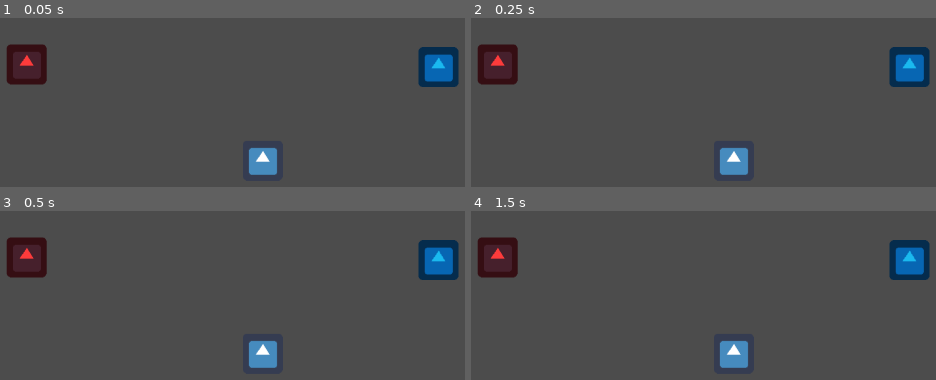
Above: before the commit, frames 1-4 (two rows, left to right).
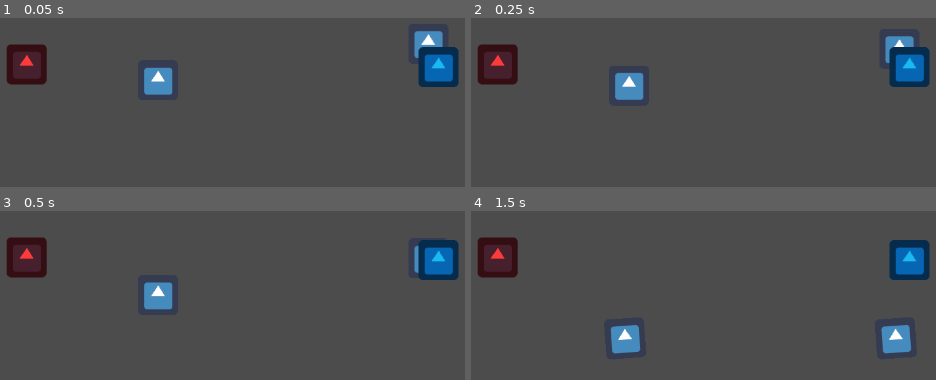
Above: after the commit, the same moments.

Repository: williamd1k0/untitled-glue-game
Game: Godot game, scene res://devel/TestGrab.tscn
Same seed, same stepped clock (60 frames per second), same inputs: the game is played once before the commit and once after it. The project has no main scene, so this scene is started directly. The engine's default icon, where the game draws it, is replaced by a stand-in: a white triangle on a blue panel in a dark square.
Inputs:
- Up to frame 1 (0.05 s): no input
- Up to frame 2 (0.25 s): no input
- Up to frame 3 (0.5 s): no input
- Up to frame 4 (1.5 s): no input

The runs differ from the first frame. In frame 1, 2.6% of the frame differs, in the area x 30-96%, y 7-93%; in frame 2, 2.4%; in frame 3, 2.1%; in frame 4, 2.9%, in the area x 29-95%, y 67-93%.

Commit message:
Add physics test

Diff:
--- a/devel/TestGrab.tscn
+++ b/devel/TestGrab.tscn
@@ -1,11 +1,26 @@
-[gd_scene load_steps=3 format=2]
+[gd_scene load_steps=4 format=2]
 
 [ext_resource path="res://game/gameplay/Hands.tscn" type="PackedScene" id=1]
 [ext_resource path="res://game/gameplay/GrabItem.tscn" type="PackedScene" id=2]
 
+[sub_resource type="RectangleShape2D" id=1]
+extents = Vector2( 1037.45, 67.1138 )
+
 [node name="TestGrab" type="Node2D"]
 
 [node name="GrabItem" parent="." instance=ExtResource( 2 )]
-position = Vector2( 602.757, 485.6 )
+position = Vector2( 867.538, 298.478 )
+
+[node name="GrabItem2" parent="." instance=ExtResource( 2 )]
+position = Vector2( 435.164, 357.057 )
 
 [node name="Hands" parent="." instance=ExtResource( 1 )]
+
+[node name="StaticBody2D" type="StaticBody2D" parent="."]
+__meta__ = {
+"_edit_lock_": true
+}
+
+[node name="CollisionShape2D" type="CollisionShape2D" parent="StaticBody2D"]
+position = Vector2( 611.667, 617.257 )
+shape = SubResource( 1 )
--- a/game/gameplay/GrabItem.gd
+++ b/game/gameplay/GrabItem.gd
@@ -1,5 +1,5 @@
 class_name GrabItem
-extends Area2D
+extends RigidBody2D
 
 
 var grabbed
@@ -9,9 +9,27 @@
 func _ready():
 	pass # Replace with function body.
 
+func _physics_process(delta):
+	translate(Vector2(0, 0))
+	pass
+
+func _integrate_forces(state):
+	#print(grabbed)
+	if grabbed != null:
+		state.transform = grabbed.global_transform
+		print(grabbed.global_transform)
 
 func grab(hand):
+	collision_mask = 0
+	collision_layer = 0
 	grabbed = hand
+	apply_central_impulse(Vector2(1, 1))
+	rotation = 0
+	print('grabbed')
+	$Animator.play("grab")
 
 func release():
 	grabbed = null
+	collision_mask = 1
+	collision_layer = 1
+	$Animator.play("idle")
--- a/game/gameplay/GrabItem.tscn
+++ b/game/gameplay/GrabItem.tscn
@@ -1,16 +1,59 @@
-[gd_scene load_steps=4 format=2]
+[gd_scene load_steps=7 format=2]
 
 [ext_resource path="res://icon.png" type="Texture" id=1]
 [ext_resource path="res://game/gameplay/GrabItem.gd" type="Script" id=2]
 
-[sub_resource type="CircleShape2D" id=1]
-radius = 46.353
+[sub_resource type="PhysicsMaterial" id=4]
+bounce = 0.05
 
-[node name="GrabItem" type="Area2D"]
+[sub_resource type="CircleShape2D" id=5]
+radius = 43.6228
+
+[sub_resource type="Animation" id=2]
+resource_name = "grab"
+tracks/0/type = "value"
+tracks/0/path = NodePath("Sprite:scale")
+tracks/0/interp = 1
+tracks/0/loop_wrap = true
+tracks/0/imported = false
+tracks/0/enabled = true
+tracks/0/keys = {
+"times": PoolRealArray( 0.5 ),
+"transitions": PoolRealArray( 1 ),
+"update": 0,
+"values": [ Vector2( 1, 0.8 ) ]
+}
+
+[sub_resource type="Animation" id=3]
+resource_name = "idle"
+tracks/0/type = "value"
+tracks/0/path = NodePath("Sprite:scale")
+tracks/0/interp = 1
+tracks/0/loop_wrap = true
+tracks/0/imported = false
+tracks/0/enabled = true
+tracks/0/keys = {
+"times": PoolRealArray( 0.5 ),
+"transitions": PoolRealArray( 1 ),
+"update": 0,
+"values": [ Vector2( 1, 1 ) ]
+}
+
+[node name="GrabItem" type="RigidBody2D"]
+physics_material_override = SubResource( 4 )
 script = ExtResource( 2 )
 
+[node name="Sprite" type="Sprite" parent="."]
+scale = Vector2( 1, 0.8 )
+texture = ExtResource( 1 )
+
 [node name="CollisionShape2D" type="CollisionShape2D" parent="."]
-shape = SubResource( 1 )
+shape = SubResource( 5 )
 
-[node name="Sprite" type="Sprite" parent="."]
-texture = ExtResource( 1 )
+[node name="CollisionPolygon2D" type="CollisionPolygon2D" parent="."]
+polygon = PoolVector2Array( -57.1249, -112.113, 52.0189, 50.7883, 32.4708, 91.5137, 16.1807, 24.7241, -123.914, 80.1106, -114.955, -58.3555 )
+
+[node name="Animator" type="AnimationPlayer" parent="."]
+autoplay = "idle"
+anims/grab = SubResource( 2 )
+anims/idle = SubResource( 3 )
--- a/game/gameplay/Hand.gd
+++ b/game/gameplay/Hand.gd
@@ -40,11 +40,11 @@
 	var grab := Input.get_joy_axis(0, JOYMAP[hand][TRIGGER]) >= 0.9
 	if grabbing != grab:
 		grabbing = grab
-		$AnimationPlayer.play(ANIM_MAP[grabbing])
+		$Animator.play(ANIM_MAP[grabbing])
 		if grabbing:
 			grab()
 		else:
-			relase()
+			release()
 
 	var input_motion := Vector2(
 		Input.get_joy_axis(0, JOYMAP[hand][HORIZONTAL]),
@@ -56,17 +56,17 @@
 		input_motion.y = 0
 	#print(input_motion)
 	translate(input_motion*speed*delta)
-	if grabbed_item:
-		grabbed_item.global_position = $GrabPosition.global_position
+	#if grabbed_item:
+	#	grabbed_item.global_position = $GrabPosition.global_position
 
 func grab():
 	if item_to_grab and not item_to_grab.grabbed:
 		grabbed_item = item_to_grab
-		grabbed_item.grab(self)
+		grabbed_item.grab($GrabPosition)
 		print('grab item')
 		emit_signal("grab")
 
-func relase():
+func release():
 	if grabbed_item:
 		grabbed_item.release()
 		grabbed_item = null
@@ -74,9 +74,16 @@
 
 func _on_area_entered(area):
 	if area is GrabItem:
-		prints('area enter', area)
 		item_to_grab = area
 
 func _on_area_exited(area):
 	if area == item_to_grab:
 		item_to_grab = null
+
+func _on_body_entered(body):
+	if body is GrabItem:
+		item_to_grab = body
+
+func _on_body_exited(body):
+	if not grabbed_item and body == item_to_grab:
+		item_to_grab = null
--- a/game/gameplay/Hand.tscn
+++ b/game/gameplay/Hand.tscn
@@ -76,8 +76,11 @@
 Right hand will be automatically mirrored."
 }
 
-[node name="AnimationPlayer" type="AnimationPlayer" parent="."]
+[node name="Animator" type="AnimationPlayer" parent="."]
+autoplay = "idle"
 anims/grab = SubResource( 2 )
 anims/idle = SubResource( 3 )
 [connection signal="area_entered" from="." to="." method="_on_area_entered"]
 [connection signal="area_exited" from="." to="." method="_on_area_exited"]
+[connection signal="body_entered" from="." to="." method="_on_body_entered"]
+[connection signal="body_exited" from="." to="." method="_on_body_exited"]
--- a/project.godot
+++ b/project.godot
@@ -9,7 +9,7 @@
 config_version=4
 
 _global_script_classes=[ {
-"base": "Area2D",
+"base": "RigidBody2D",
 "class": "GrabItem",
 "language": "GDScript",
 "path": "res://game/gameplay/GrabItem.gd"
@@ -34,6 +34,10 @@
 window/size/width=1280
 window/size/height=720
 
+[physics]
+
+2d/default_gravity_vector=Vector2( 0, 3 )
+
 [rendering]
 
 environment/default_environment="res://default_env.tres"
